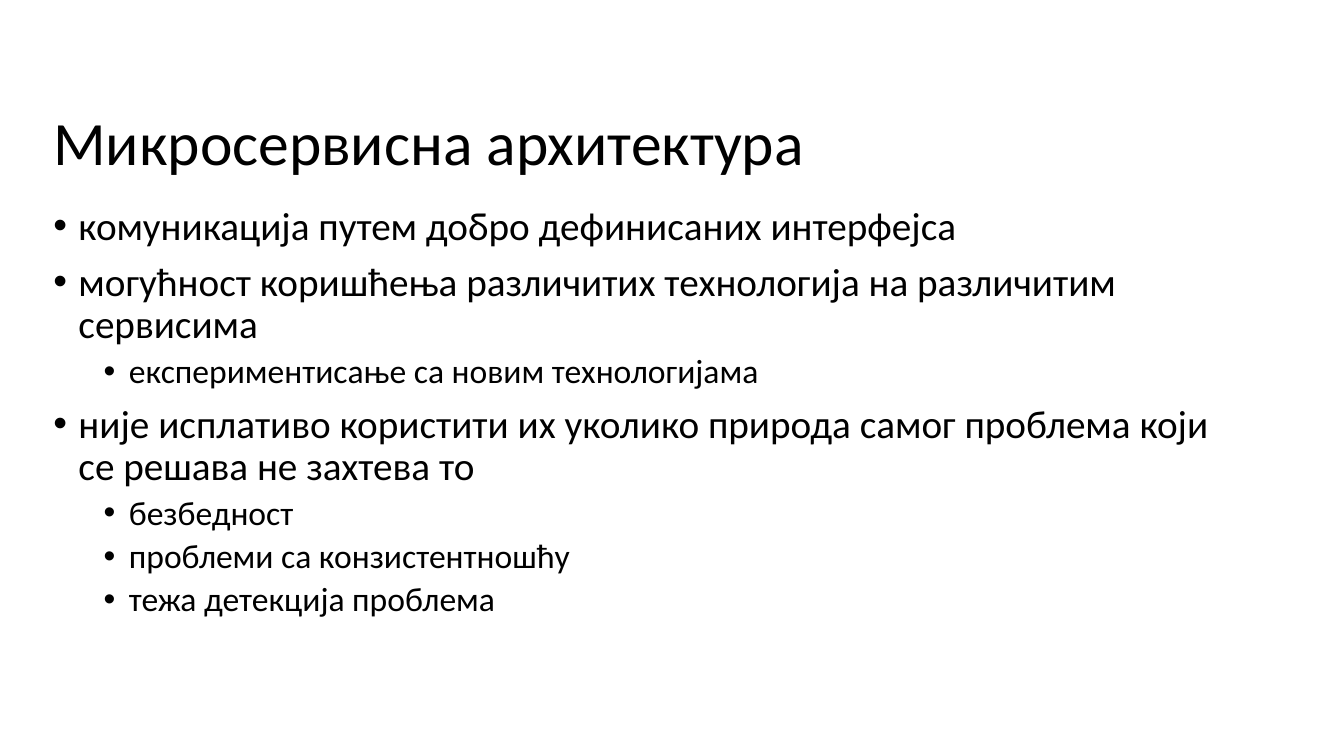
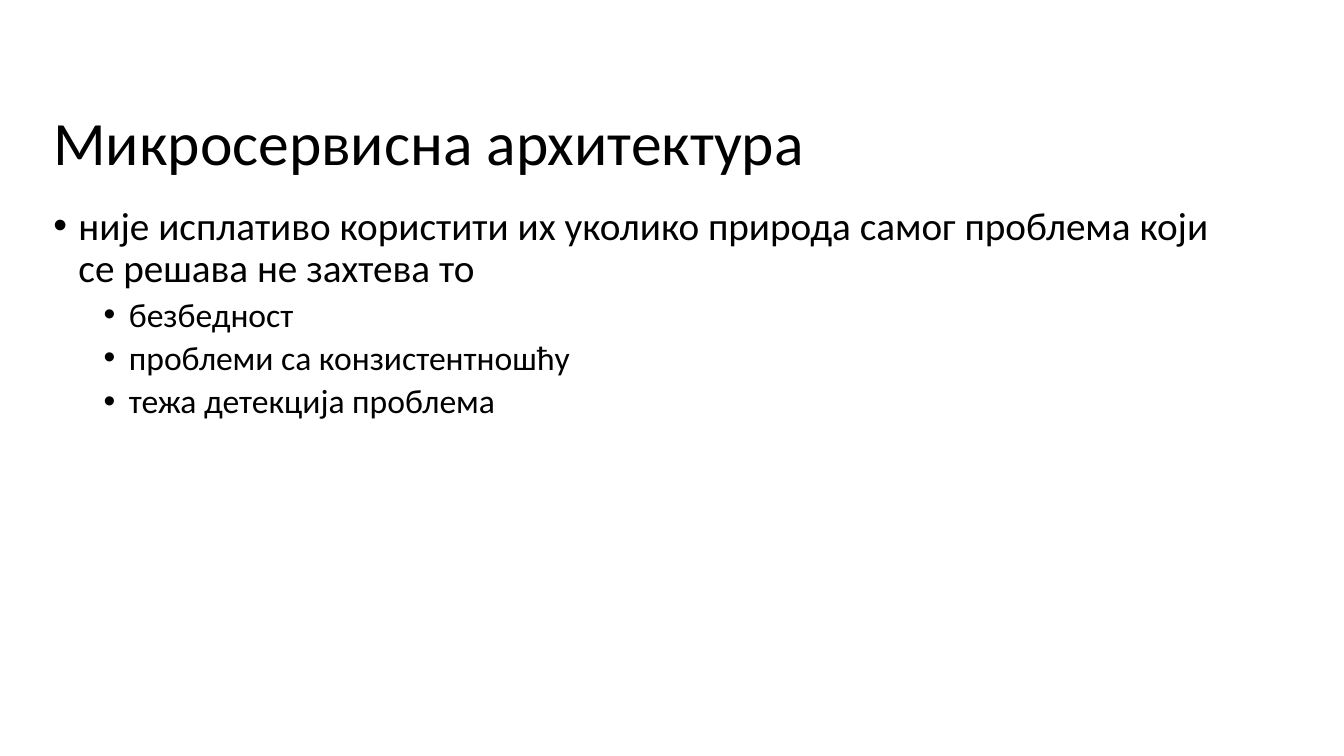
Before and after one commit to miki208/master-rad, a slide deck: slide 8 of slajdovi/master.pptx. Drawn at 1344x756 pixels with LibreOffice and Linux fonts; fonts in the diff are those of the drawing; background and template pictures are left out. Boxes give left, top, right and bottom in pixels: in the first picture for what was removed or moved away, otherwise in the second. Text is boxed around its words. In the diff, an @@ line names an element or a change of style, - is before the commit and + after.

```diff
--- a/slajdovi/master.pptx
+++ b/slajdovi/master.pptx
@@ text at box(78, 213, 1116, 389): paragraphs removed @@
-• комуникација путем добро дефинисаних интерфејса
-• могућност коришћења различитих технологија на различитим сервисима
-  • експериментисање са новим технологијама
```
Also in this commit, not shown: 6 other slides changed, 1 slide removed.
